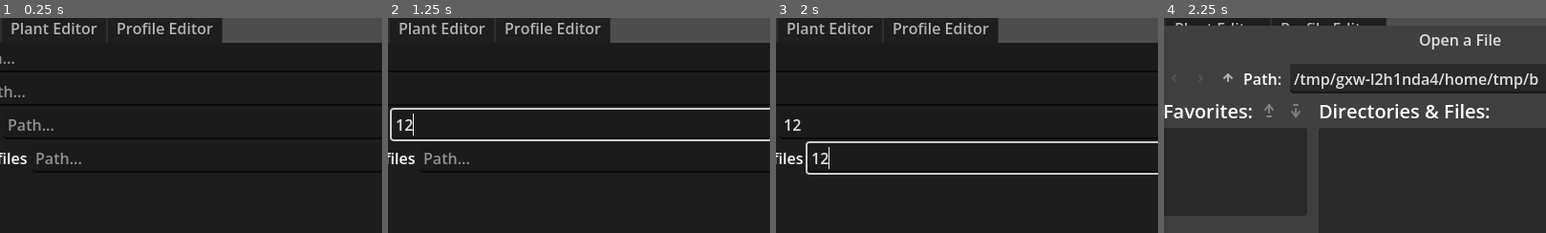
Above: before the commit, frames 1-4 (left to right).
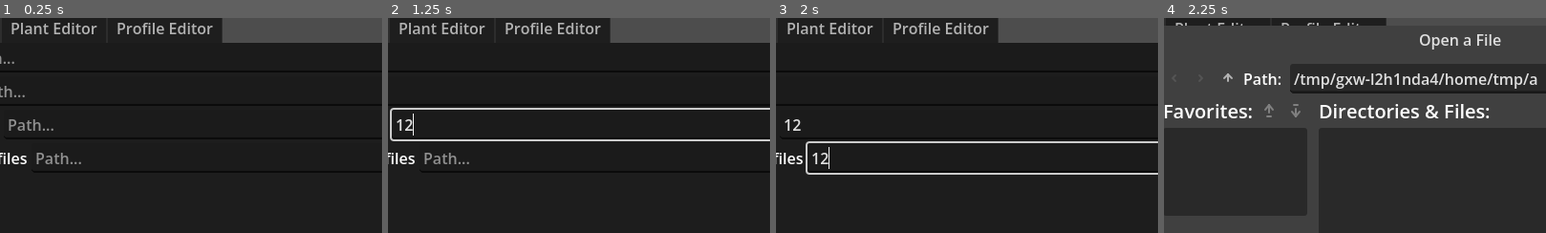
Above: after the commit, the same moments.

Repository: Selinoccino/MDCC_tools
Game: Godot game, scene res://main.tscn
The game is run twice, just before and just after one commit, with the same random seed, the same clock (stepped at 60 frames per second) and the same inputs.
Inputs (mouse positions are % of the whole screen's width and height, from its top left):
- Up to frame 1 (0.25 s): no input
- Up to frame 2 (1.25 s): click (49, 10) at 0.52 s; type "12" at 0.6 s; click (50, 18) at 0.75 s; type "12" at 0.83 s; click (51, 26) at 0.98 s; type "12" at 1.07 s
- Up to frame 3 (2 s): click (53, 34) at 1.27 s; type "12" at 1.35 s
- Up to frame 4 (2.25 s): click "Browse" at 2 s
The pictures show only the part of the screen within x 11-61%, y 1-51%; the shares and areas given below are measured in that part.

Frames 1-3 are identical in both runs. In frame 4, less than 0.1% of the frame differs, in the area x 95-98%, y 25-32%.

Commit message:
fix
- fixed adding profiles
- added copying profiles

Diff:
--- a/profiles_editor.gd
+++ b/profiles_editor.gd
@@ -33,7 +33,12 @@
 	return nb
 
 func getSelectedProfile() -> Profile:
-	var s : int = profsc.get_selected().get_index()
+	var sel = profsc.get_selected()
+
+	if !sel:
+		return null
+
+	var s : int = sel.get_index()
 	if s>=cached.size():
 		return null
 
@@ -105,8 +110,8 @@
 	var unki : int = 0
 	cached.clear()
 	for rawp in data:
-		if rawp.has("charid"):
-			cached[rawp["charid"]] = Profile.dict2prof(rawp)
+		if rawp.has("inmate id"):
+			cached[rawp["inmate id"]] = Profile.dict2prof(rawp)
 		else:
 			cached["prof%s" % unki] = Profile.dict2prof(rawp)
 			unki += 1
@@ -115,7 +120,7 @@
 
 
 func _on_add_pressed() -> void:
-	newBasicProfile("prof%s" % profsc.get_child_count())
+	newBasicProfile("prof%s" % profsc.get_root().get_child_count())
 
 func setProfButtName(pb:TreeItem, n:String) -> void:
 	pb.set_custom_color(0, Color.WHITE if n else Color.WEB_GRAY)
@@ -138,7 +143,7 @@
 
 func _on_reload_pressed() -> void:
 	loadFromJson()
-	populate()
+	#populate()
 
 func saveToJson(path:String=Manager.getPath("inmate_profiles")) -> void:
 	var f := FileAccess.open(path, FileAccess.WRITE)
@@ -153,6 +158,20 @@
 
 	f.store_string(finald)
 
+func _ready() -> void:
+	populate()
 
 func _on_save_pressed() -> void:
 	saveToJson()
+
+
+func _on_copy_pressed() -> void:
+	var sel : Profile = getSelectedProfile()
+	if !sel:
+		return
+
+	var p = Profile.dict2prof(Profile.prof2dict(sel))
+	var nid = "prof%s" % profsc.get_root().get_child_count()
+	p.setNonField("charid", nid)
+	cached[nid] = p
+	addProfileButton(p)
--- a/profiles_editor.tscn
+++ b/profiles_editor.tscn
@@ -34,6 +34,10 @@
 [node name="delete" type="Button" parent="left/controlsfc/vb" unique_id=1664296414]
 layout_mode = 2
 text = "Delete selected"
+
+[node name="copy" type="Button" parent="left/controlsfc/vb" unique_id=581087990]
+layout_mode = 2
+text = "Copy selected"
 
 [node name="add" type="Button" parent="left/controlsfc/vb" unique_id=1133895807]
 layout_mode = 2
@@ -89,6 +93,7 @@
 
 [connection signal="item_selected" from="left/profsTree" to="." method="onProfileSelected"]
 [connection signal="pressed" from="left/controlsfc/vb/delete" to="." method="deleteSelected"]
+[connection signal="pressed" from="left/controlsfc/vb/copy" to="." method="_on_copy_pressed"]
 [connection signal="pressed" from="left/controlsfc/vb/add" to="." method="_on_add_pressed"]
 [connection signal="pressed" from="left/controlsfc/vb/reload" to="." method="_on_reload_pressed"]
 [connection signal="pressed" from="left/controlsfc/vb/save" to="." method="_on_save_pressed"]
--- a/project.godot
+++ b/project.godot
@@ -14,7 +14,6 @@
 run/main_scene="res://main.tscn"
 config/features=PackedStringArray("4.7")
 run/low_processor_mode=true
-boot_splash/bg_color=Color(0, 0, 0, 1)
 config/icon="res://icon.png"
 
 [autoload]
